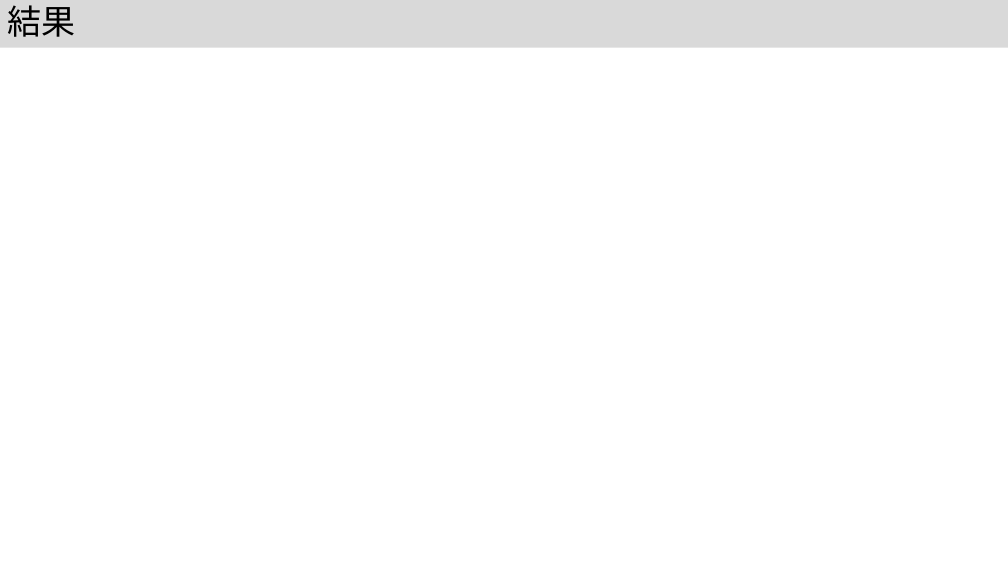
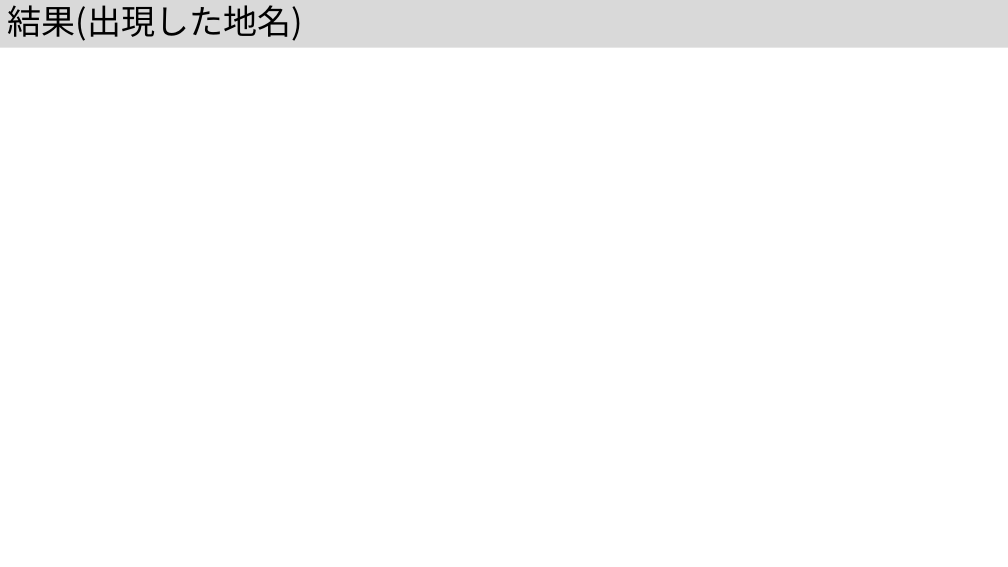
Before and after one commit to kouamano/nihongo-region-name-extract, a slide deck: slide 15 of jsik2026taikai.pptx (slide 12 before the commit). Drawn at 1008x567 pixels with LibreOffice and Linux fonts; fonts in the diff are those of the drawing. Boxes give left, top, right and bottom in pixels: in the first picture for what was removed or moved away, otherwise in the second. Text is boxed around its words. In the diff, an @@ line names an element or a change of style, - is before the commit and + after.

```diff
--- a/jsik2026taikai.pptx
+++ b/jsik2026taikai.pptx
@@ title at box(8, 5, 303, 41): text changed @@
-結果
+結果(出現した地名)
```
Also in this commit, not shown: 3 other slides changed, 3 slides added.
